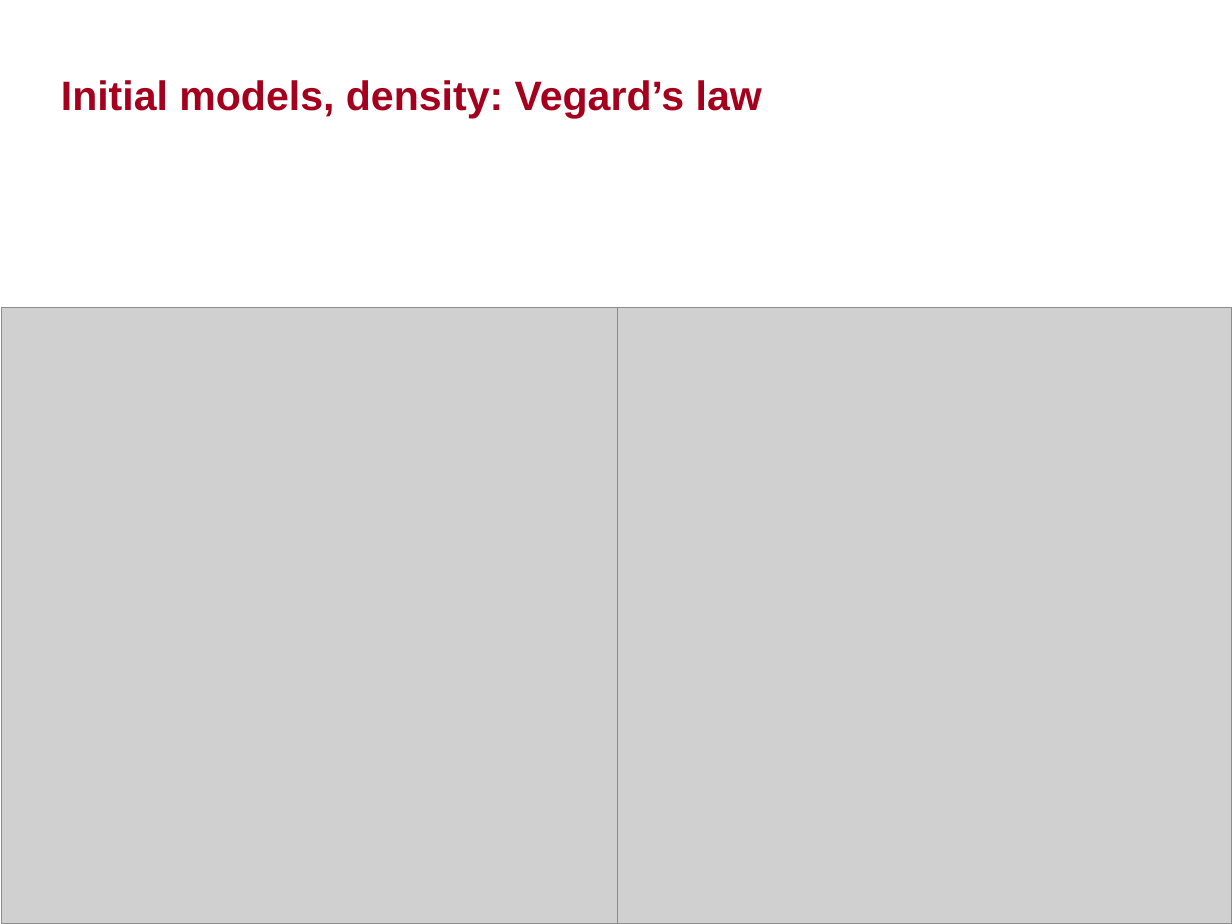
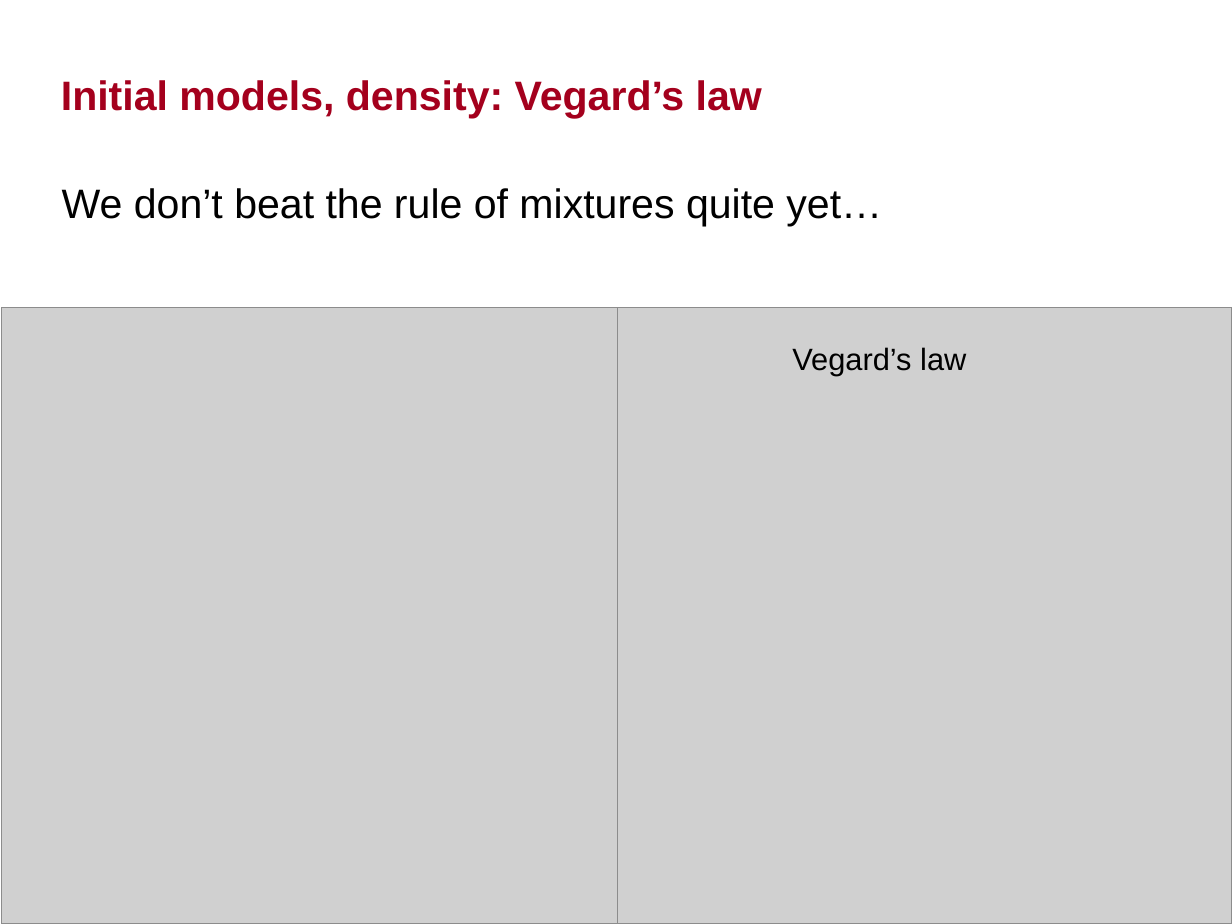
Before and after one commit to tangkong/MechPropModels, a slide deck: slide 3 of results/MechPropModels_summary.pptx. Drawn at 1232x924 pixels with LibreOffice and Linux fonts; fonts in the diff are those of the drawing; grey boxes stand for pictures; background and template pictures are left out. Boxes give left, top, right and bottom in pixels: in the first picture for what was removed or moved away, otherwise in the second. Text is boxed around its words. In the diff, an @@ line names an element or a change of style, - is before the commit and + after.

```diff
--- a/results/MechPropModels_summary.pptx
+++ b/results/MechPropModels_summary.pptx
@@ text added at box(62, 188, 882, 226), 24 pt, text #000000 @@
+We don’t beat the rule of mixtures quite yet…
@@ text added at box(792, 347, 966, 375), 18 pt, text #000000 @@
+Vegard’s law
```
Also in this commit, not shown: 4 other slides changed, 15 slides added, 40 other files.
